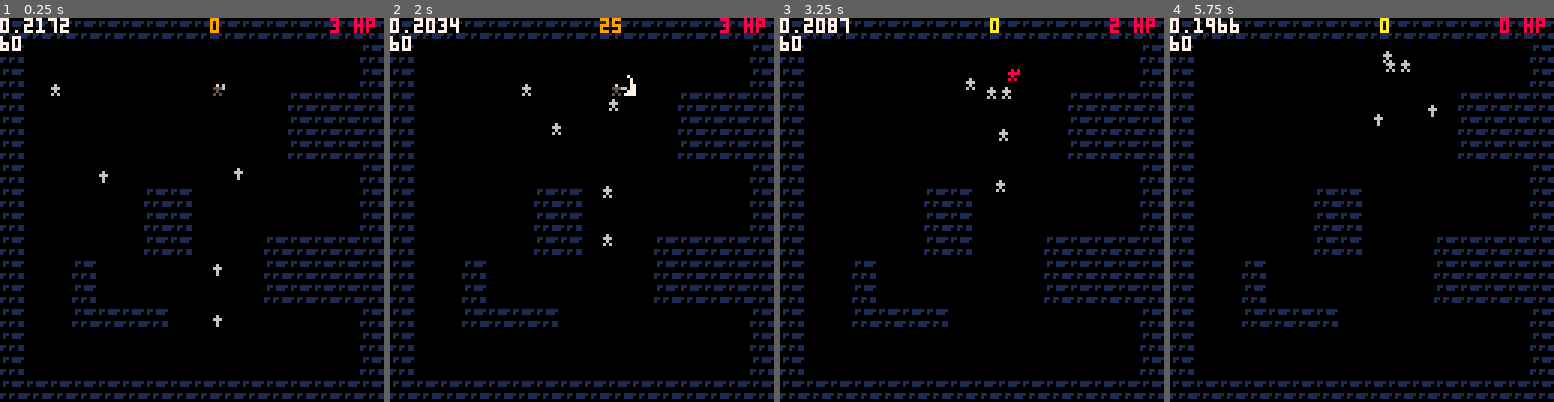
Above: before the commit, frames 1-4 (left to right).
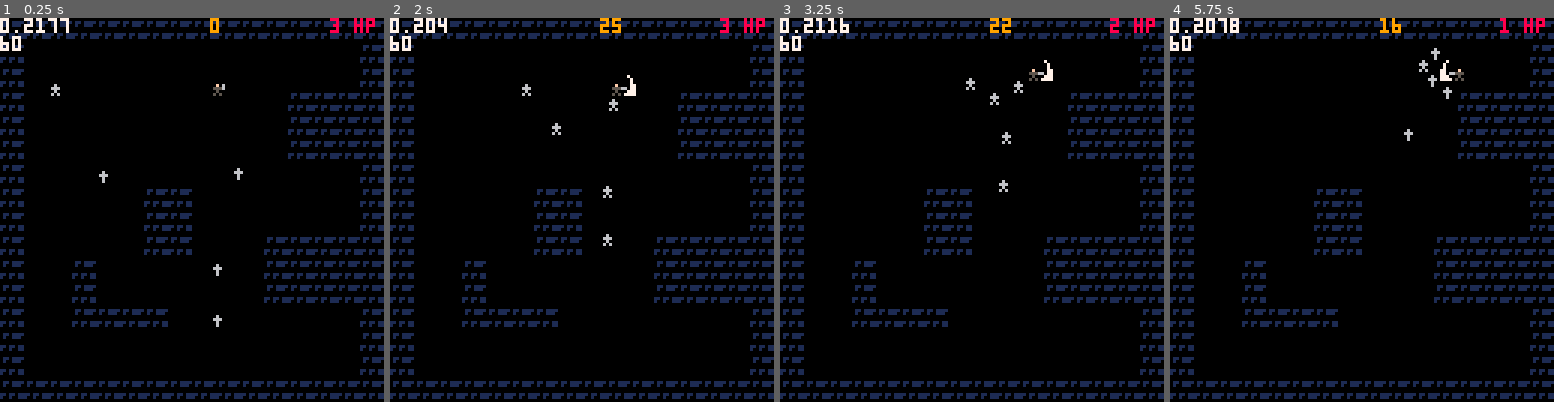
Above: after the commit, the same moments.

Repository: ironchestgames/pico-8-carts
Game: PICO-8 cartridge epicevilender.p8
Two runs of this game, one before a commit and one after it. Both use one fixed random seed, a clock stepped at 60 frames per second and the inputs below.
Inputs:
- Up to frame 1 (0.25 s): no input
- Up to frame 2 (2 s): tap X (X key) at 0.33, 1.07, 1.85 s; tap O (Z key) at 0.7, 1.7 s; hold Right from 1.6 s (still down)
- Up to frame 3 (3.25 s): release Right at 2.1 s; tap O (Z key) at 2.1, 2.5, 2.9 s; hold Up 2.15-2.42 s; hold Right 2.47-3.03 s; tap X (X key) at 2.97 s; hold Left from 3.08 s (still down)
- Up to frame 4 (5.75 s): tap O (Z key) every 0.4 s from 3.3 to 5.7 s; release Left at 3.58 s; hold Down 3.63-3.97 s; hold Right 4.02-4.68 s; tap X (X key) at 4.08, 5.2 s; hold Up 4.73-5.03 s; hold Left 5.08-5.68 s; hold Down from 5.73 s (still down)

The runs differ from the first frame. In frame 1, less than 0.1% of the frame differs, in the area x 15-18%, y 1-4%; in frame 2, less than 0.1%; in frame 3, 0.8%; in frame 4, 0.9%, in the area x 6-89%, y 0-33%.

Commit message:
epicevilender - refined damage indication, refined vfx

Diff:
--- a/epicevilender.p8
+++ b/epicevilender.p8
@@ -250,6 +250,8 @@
 attacks={} -- attack objects
 vfxs={} -- visual effects
 
+dmgfxdur=20
+
 -- todo: this is only convenience dev function
 function createactor(params) -- note: mutates params
 
@@ -259,6 +261,9 @@
  -- movement
  params.dx=0
  params.dy=0
+
+ -- damage indicator
+ params.dmgfxcounter=0
 
  -- remove me
  params.removeme=false
@@ -302,7 +307,7 @@
    halfw=2,
    halfh=2,
    state_counter=1,
-   isknockback=true,
+   isphysical=true,
    knockbackangle=user.a,
    damage=1,
    targetcount=1000,
@@ -320,10 +325,11 @@
    [0.875]={33,20,4,7, 0,-6}, -- down/right
   }
 
-  local vfx=angletofx[user.a]
-  vfx[5]=x+vfx[5]
-  vfx[6]=y+vfx[6]
-  vfx.counter=skill.postperformdur
+  local frame=angletofx[user.a]
+  frame[5]=x+frame[5]
+  frame[6]=y+frame[6]
+  frame.counter=skill.postperformdur
+  local vfx={frame}
 
   add(vfxs,vfx)
  end,
@@ -508,6 +514,10 @@
    actor.dx=0
    actor.dy=0
 
+   if actor.state_counter <= 0 then
+    actor.state='idling'
+   end
+
   -- is attacking
   elseif actor.state == 'attacking' then
    actor.dx=0
@@ -541,7 +551,6 @@
   -- go to idling
   elseif actor.state_counter <= 0 then
    actor.state='idling'
-   actor.recovertype=nil
   end
  end
 
@@ -690,7 +699,7 @@
       halfw=2,
       halfh=2,
       state_counter=1,
-      isknockback=true,
+      isphysical=true,
       knockbackangle=a,
       damage=1,
       targetcount=1000,
@@ -703,7 +712,6 @@
     enemy.ai.state_counter-=1
     if enemy.ai.state_counter <= 0 then
      enemy.ai.state='idling'
-     enemy.recovertype=nil
     end
 
    elseif enemy.ai.state == 'moving' then
@@ -751,33 +759,49 @@
       attack.isenemy != actor.isenemy and
       isaabbscolliding(attack,actor) then
 
-    -- remove attack
+    -- count hit
     attack.targetcount-=1
 
-    -- knockback effect
-    if attack.isknockback then
+    -- do damage
+    actor.hp-=attack.damage
+
+    -- go into recovering
+    if actor.ai then
+     actor.ai.state='recovering'
+     actor.ai.state_counter=0
+    else
+     actor.state='recovering'
+     actor.state_counter=0
+    end
+
+    -- check if actor dead
+    if actor.hp <= 0 then
+     actor.removeme=true
+
+     -- todo: add death vfx here
+    end
+
+    -- effects
+
+    -- physical knockback effect
+    if attack.isphysical then
      actor.dx=cos(attack.knockbackangle)*5
      actor.dy=sin(attack.knockbackangle)*5
     end
 
-    -- damage
-    actor.hp-=attack.damage
-
-    -- go into recovering
-    if actor.ai then
-     actor.ai.state='recovering'
-     actor.ai.state_counter=30
-     actor.recovertype='damage'
-    else
-     actor.state='recovering'
-     actor.state_counter=30
-     actor.recovertype='damage'
-    end
-
-    -- check if actor dead
-    if actor.hp <= 0 then
-     actor.removeme=true
-    end
+    -- vfx
+
+    -- start damage indication
+    actor.dmgfxcounter=dmgfxdur
+
+    -- hit flash
+    local x=actor.x+actor.dx/2
+    local y=actor.y+actor.dy/2
+    add(vfxs,{
+     {37,20,5,5,x-2.5,y-2.5,counter=4},
+     {42,20,5,5,x-2.5,y-2.5,counter=5},
+    })
+
    end
   end
  end
@@ -877,6 +901,13 @@
   end
  end
 
+ -- update damage indicator
+ for actor in all(actors) do
+  if actor.dmgfxcounter > 0 then
+   actor.dmgfxcounter-=1
+  end
+ end
+
  -- update actor animation frames
  for actor in all(actors) do
   local state=actor.state
@@ -900,8 +931,12 @@
 
  -- update vfx
  for vfx in all(vfxs) do
-  vfx.counter-=1
-  if vfx.counter <= 0 then
+  vfx[1].counter-=1
+  if vfx[1].counter <= 0 then
+   del(vfx,vfx[1])
+  end
+
+  if not(#vfx > 0) then
    vfx.removeme=true
   end
  end
@@ -1004,7 +1039,7 @@
   if actor.a != nil and actor.a >= 0.25 and actor.a <= 0.75 then
    flipx=true
   end
-  if actor.recovertype == 'damage' then
+  if actor.dmgfxcounter > 0 then
    for i=1,15 do
     pal(i,8,0)
    end
@@ -1058,7 +1093,8 @@
 
  -- draw vfx
  for vfx in all(vfxs) do
-  sspr(vfx[1],vfx[2],vfx[3],vfx[4],vfx[5],vfx[6])
+  local frame=vfx[1]
+  sspr(frame[1],frame[2],frame[3],frame[4],frame[5],frame[6])
  end
 
  -- dev stats
@@ -1101,11 +1137,11 @@
 66666600000000000000000000000000000000000000000000000000000000000000000000000000000000000000000000000000000000000000000000000000
 06006000000000000000000000000000000000000000000000000000000000000000000000000000000000000000000000000000000000000000000000000000
 60606000000000000000000000000000000000000000000000000000000000000000000000000000000000000000000000000000000000000000000000000000
-07000070777700007777077777000070000700000000000000000000000000000000000000000000000000000000000000000000000000000000000000000000
-00700700007770077700777777770700000070000000000000000000000000000000000000000000000000000000000000000000000000000000000000000000
-00700700000777777000700000007700000070000000000000000000000000000000000000000000000000000000000000000000000000000000000000000000
-00777700000770077000700000007770000770000000000000000000000000000000000000000000000000000000000000000000000000000000000000000000
-00777700000000000000777777770777777770000000000000000000000000000000000000000000000000000000000000000000000000000000000000000000
+07000070777700007777077777000070000700888007770000000000000000000000000000000000000000000000000000000000000000000000000000000000
+00700700007770077700777777770700000078888877777000000000000000000000000000000000000000000000000000000000000000000000000000000000
+00700700000777777000700000007700000078888877777000000000000000000000000000000000000000000000000000000000000000000000000000000000
+00777700000770077000700000007770000778888877777000000000000000000000000000000000000000000000000000000000000000000000000000000000
+00777700000000000000777777770777777770888007770000000000000000000000000000000000000000000000000000000000000000000000000000000000
 07777770000000000000077777000077777700000000000000000000000000000000000000000000000000000000000000000000000000000000000000000000
 77777777000000000000000000000007007000000000000000000000000000000000000000000000000000000000000000000000000000000000000000000000
 00000000000000000000000000000000000000000000000000000000000000000000000000000000000000000000000000000000000000000000000000000000
Not shown, changed: epicevilender.png
